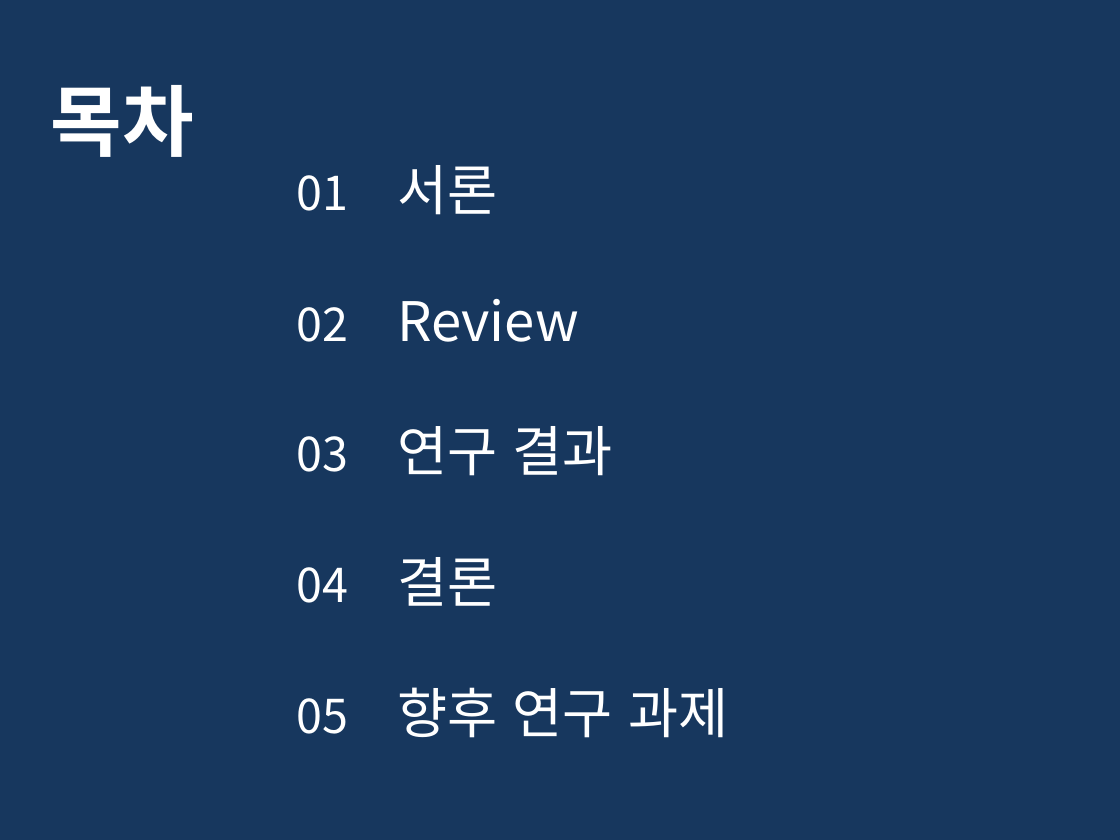
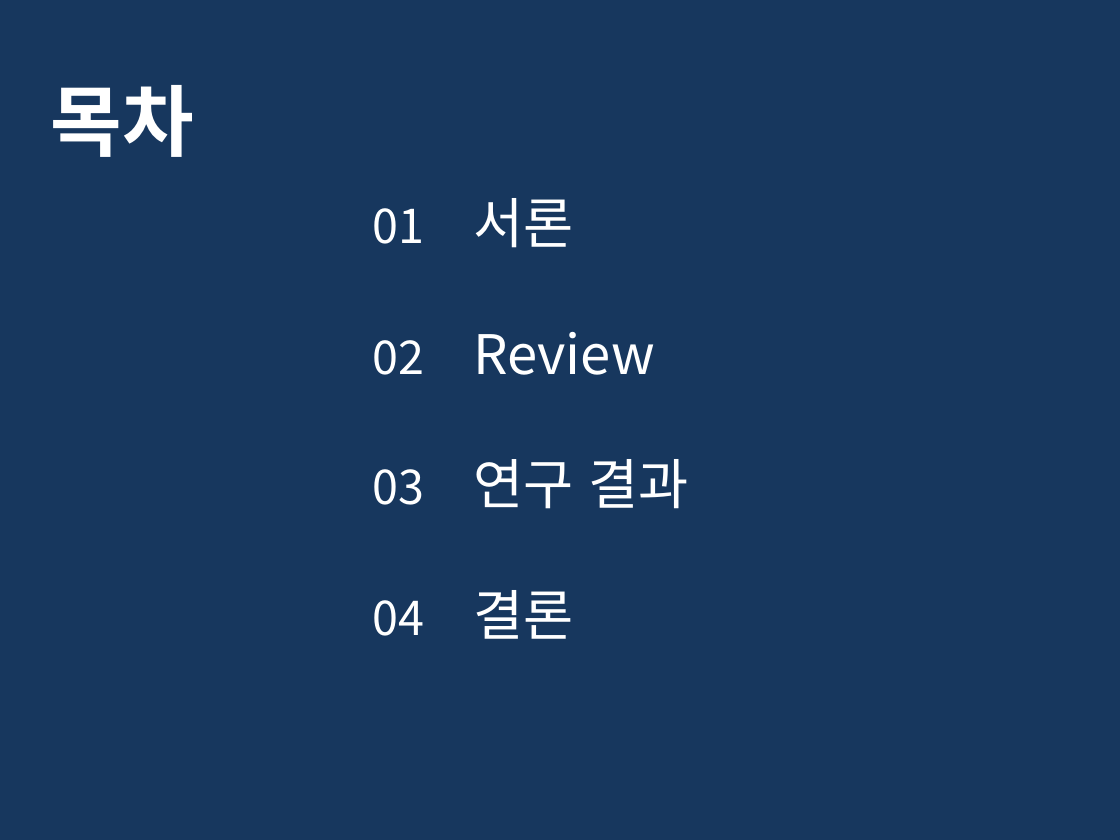
Before and after one commit to glad1470/2019_research, a slide deck: slide 2 of Doc/최종 결과 발표_09.06.25/최종발표_임광효_190625.pptx. Drawn at 1120x840 pixels with LibreOffice and Linux fonts; fonts in the diff are those of the drawing. Boxes give left, top, right and bottom in pixels: in the first picture for what was removed or moved away, otherwise in the second. Text is boxed around its words. In the diff, an @@ line names an element or a change of style, - is before the commit and + after.

```diff
--- a/Doc/최종 결과 발표_09.06.25/최종발표_임광효_190625.pptx
+++ b/Doc/최종 결과 발표_09.06.25/최종발표_임광효_190625.pptx
@@ text "01 서론": place and size @@
-text "01 서론" at (296,165,728,738)
+text "01 서론" at (373,198,689,639)
@@ text at (296,687,728,738): paragraph removed @@
-05 향후 연구 과제
```
Also in this commit, not shown: 2 other slides changed, 1 slide added, 1 slide removed, 1 other file.
